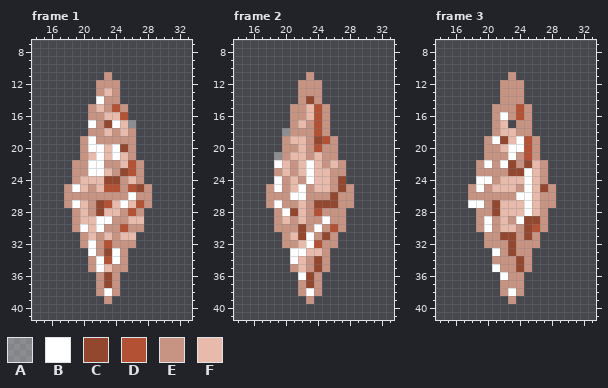
Two states of a pixel-art file, Game Arts/Ase Files/LifeStone.ase. Above, as it was before the edit.
48x48 pixels, 3 frames. Colours within 5 levels of each other are drawn and written as one. Shown: frame 1: x 14..33, y 7..41; frame 2: x 14..33, y 7..41; frame 3: x 14..33, y 7..41. The commit also changed other frames, which this record leaves out.
Palette (. is transparent): A #ffffff60  B #ffffff  C #94472f  D #b35134  E #c79383  F #e8baac
Pixels before, frame 1, first column x 18:
11 .....E.....
12 ....EEE....
13 ....EFE....
14 ....BEE....
15 ...EFEDE...
16 ...EEFFD...
17 ...BECBFA..
18 ...EEFEFE..
19 ..EBEEEEE..
20 ..EBBFBCE..
21 ..EFBFBFE..
22 .EEBBEEFDE.
23 .EEBBFECDE.
24 .EFFFCCEFE.
25 EBFEFDDEDCE
26 EEEEEEEEBEE
27 EBFECDFBFDE
28 .EFECFFEDE.
29 .EFFBBEEFF.
30 .EBFBEEDEE.
31 ..EFEFEFF..
32 ..EBEDEEE..
33 ...BECBE...
34 ...EBDBE...
35 ...EBFEE...
36 ....ECE....
37 ....ECE....
38 ....EBE....
39 .....E.....
Pixels before, frame 2, first column x 18:
11 .....E.....
12 ....EEE....
13 ....EEE....
14 ....ECE....
15 ...EEFDE...
16 ...EEFDE...
17 ...EFEDE...
18 ..AEEEDE...
19 ..EFFECDE..
20 ..EEFEDEE..
21 .AEFFEFEE..
22 .BFEFBFEFE.
23 .EFEFBFFEE.
24 .BEFEBFFEC.
25 EBEFBEFFECE
26 EEEBBEEECEE
27 EBEEFECCCEE
28 .EBCFEDEEE.
29 .EFEFEEBEE.
30 .EEECEBEDE.
31 ..EFCBECE..
32 ..EEFBDEE..
33 ...BBFFE...
34 ...BFECE...
35 ...EFECE...
36 ....BCE....
37 ....ECE....
38 ....EBE....
39 .....E.....
Pixels before, frame 3, first column x 18:
11 .....E.....
12 ....EEE....
13 ....EEE....
14 ....EEE....
15 ...EEEDE...
16 ...EBEDE...
17 ...EF.EE...
18 ...EFFEE...
19 ..EBCFBDE..
20 ..EEFBBDE..
21 ..EEEBEDE..
22 .EBEBCECFE.
23 .EEEECCBFE.
24 .BBEFFFBFE.
25 EBEFFFEBFCE
26 EEEEEEBBFEE
27 BBECFFFBFEE
28 .EECFFFBFE.
29 .EBEFEBCCE.
30 .EBEFFECDE.
31 ..EECCECE..
32 ..EEECEEE..
33 ...BECEE...
34 ...EEECE...
35 ...BEECE...
36 ....BEE....
37 ....EEE....
38 ....EBE....
39 .....E.....
And afterwards:
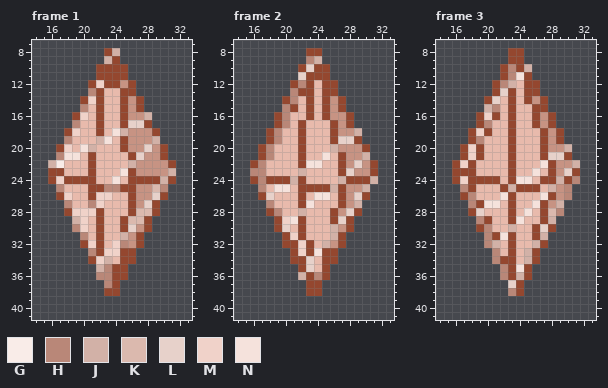
Colours new in this view: G #f9ece8  H #b98778  J #d2b1a7  K #dbb9ae  L #e7d1ca  M #f0d2c9  N #f5e2dc
Difference:
layer "Layer 1" added
Changed rows in their new state; - is an unchanged pixel.
Frame 1, layers "Layer 1", "Sprite Sheet":
first column x 16:
 8 -------CJ-------
 9 -------JC-------
10 ------CCCC------
11 ------CCCC------
12 -----CMCCEC-----
13 -----HC-FCC-----
14 ----CMCFFCEC----
15 ----HFCFFCEC----
16 ---CMFC--CEEJ---
17 ---HFFCFFCLLC---
18 --CMFFC-NJ-EEC--
19 --HFFFJNFC-EEJ--
20 -CMFNJF-F--ELEC-
21 -HNNFCF-F-CLEEC-
22 JGFFFCFFF-J-EEEC
23 CCFFFCF-FNC-EEEJ
24 CMCCCC-FNFCCCCJC
25 -HFF-CCHHCCE-KH-
26 -CMFFCMMFFC--LC-
27 --HF-HMF-FCELC--
28 --CMMM---FCKKC--
29 ---JM-CFFCKKC---
30 ---HM-CFFCL-C---
31 ----H-C-FJEC----
32 ----CMCFMH-C----
33 -----HCMMCC-----
34 -----CMJFCC-----
35 -----.JHCC------
36 ------HHCC------
37 ------.HC-------
38 ------.CC-------
39 -------.--------
Frame 2, layers "Layer 1", "Sprite Sheet":
first column x 16:
 8 -------CC-------
 9 -------HJ-------
10 ------CLCC------
11 ------LCCC------
12 -----CHCFCC-----
13 -----HCCFCC-----
14 ----CHF-FCEC----
15 ----HCFCFCEC----
16 ---CHFFCFCEEC---
17 ---CHFCFFFCEC---
18 --CHFFCFFFCEEJ--
19 --CHF-CFFFCLLC--
20 -CHFFFCFFFJEEEC-
21 -CHFF-CF-NFCEEJ-
22 CHFF-FCNNF-CELEC
23 HHFF-FJF--FCLEEC
24 CHCCCJCF--FJCCCJ
25 -HFNN-CCCCJ--EJ-
26 -CLFFFCFNNFC-LC-
27 --HFFFCNFFFC-J--
28 --CHFFJFFFC-LC--
29 ---CMNCFFFCLC---
30 ---CLF-FFFJ-C---
31 ----CM-FFFJC----
32 ----CCMCFJ-C----
33 -----CMCNCC-----
34 -----CCLFCC-----
35 -----.CLFC------
36 ------J-HC------
37 ------.-C-------
38 ------.CC-------
39 -------.--------
Frame 3, layers "Layer 1", "Sprite Sheet":
first column x 16:
 8 -------CC-------
 9 -------CC-------
10 ------CHCJ------
11 ------CHNC------
12 -----CHJFCC-----
13 -----CLCFCC-----
14 ----CLFCFCEC----
15 ----JHFCFFCC----
16 ---CMCFCFFCEC---
17 ---CHF-CFFCEC---
18 --CMCF-CFFFCEC--
19 --CHFFFCFFFCEC--
20 -CMCFF-CFFFCEEJ-
21 -CMCFFFCFFFCLLC-
22 CMCFFFF-FF-NCEEJ
23 CCCFFFF-FFNFCELC
24 CMCCCC-CNN-CCJCH
25 -HCFF-CJCCCFJEH-
26 -CHFFFNCFF-NCEH-
27 --HCNN-C-FNC-J--
28 --CLFF-C-N-CKH--
29 ---HCF-CNFFCJ---
30 ---CHF-JFFCLC---
31 ----HCN-FFCJ----
32 ----HJF-FFJC----
33 -----HF-FJC-----
34 -----HCCFJC-----
35 -----.HCNC------
36 ------HCJC------
37 ------.LC-------
38 ------.HC-------
39 -------.--------
Where, in picture pixels (left, top, right, bottom), the same in both pictures:
changed: (48, 48, 176, 304)
changed: (250, 48, 378, 304)
changed: (452, 48, 580, 304)
